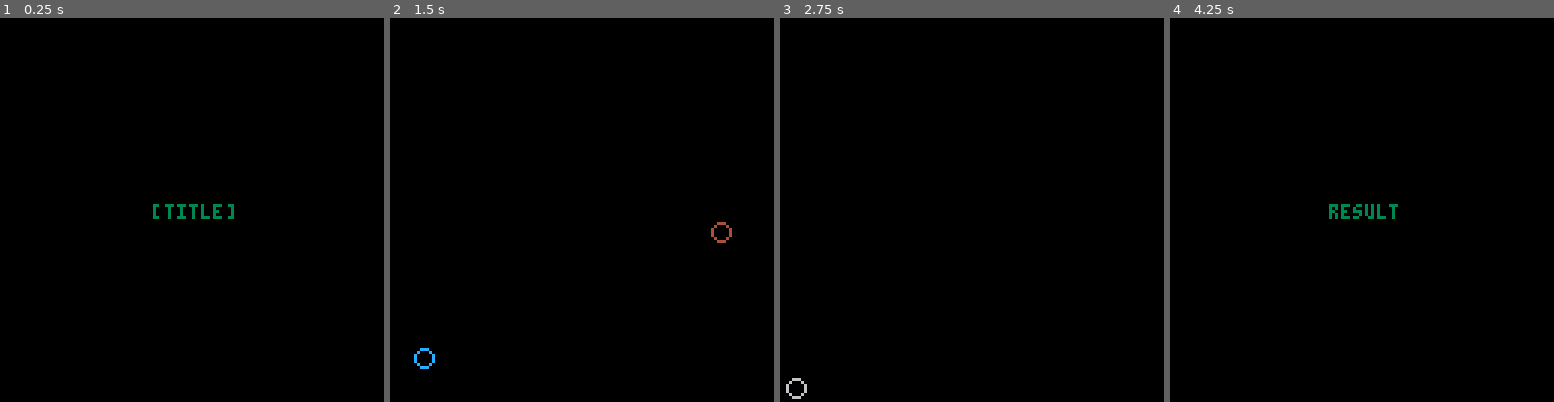
Above: before the commit, frames 1-4 (left to right).
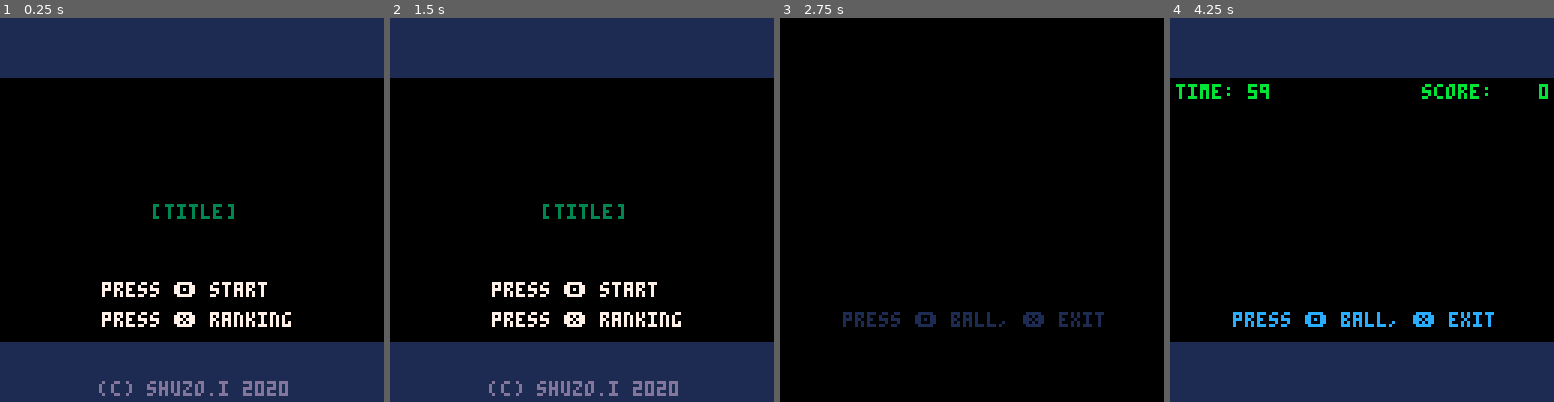
Above: after the commit, the same moments.

Repository: shuGH/pico8-picosystem
Game: PICO-8 cartridge object.p8
The game is run twice, just before and just after one commit, with the same random seed, the same clock (stepped at 60 frames per second) and the same inputs.
Inputs:
- Up to frame 1 (0.25 s): no input
- Up to frame 2 (1.5 s): tap X (X key) at 0.33, 1.07 s; tap O (Z key) at 0.7 s
- Up to frame 3 (2.75 s): hold Right 1.6-2.1 s; tap O (Z key) at 1.7, 2.1, 2.5 s; tap X (X key) at 1.85 s; hold Up 2.15-2.42 s; hold Right from 2.47 s (still down)
- Up to frame 4 (4.25 s): tap O (Z key) every 0.4 s from 2.9 to 4.1 s; tap X (X key) at 2.97, 4.08 s; release Right at 3.03 s; hold Left 3.08-3.58 s; hold Down 3.63-3.97 s; hold Right from 4.02 s (still down)

The runs differ from the first frame. In frame 1, 33% of the frame differs, in the area x 0-100%, y 0-100%; in frame 2, 33%; in frame 3, 1.2%; in frame 4, 33%.

Commit message:
add: samole project.

Diff:
--- a/object.p8
+++ b/object.p8
@@ -7,10 +7,9 @@
 --------------------------------
 
 g_dbg = false
+g_fps = 30
 g_win = {x = 128, y = 128}
-g_fps = 30
-
-s_dbg_log = {'','',''}
+s_letter = {h = 0, v = 20}
 
 -- utilities ------------------------
 
@@ -49,6 +48,8 @@
 end
 
 function dist(x1,y1,x2,y2)
+	x2 = x2 or 0.0
+	y2 = y2 or 0.0
 	-- anti overflow
 	local d = max(abs(x1-x2), abs(y1-y2))
 	local n = min(abs(x1-x2), abs(y1-y2)) / d
@@ -267,17 +268,9 @@
 	del(p.objs.draw, obj)
 end
 
--- debug
-p.draw_grid = function(num)
-	for i=1,num-1 do
-		line((128/num)*i,0, (128/num)*i,127, 2)
-		line(0,(128/num)*i, 127,(128/num)*i, 2)
-	end
-end
-
--- debug
-p.draw_debug = function()
-	local by = 8
+-- info
+p.draw_info = function()
+	local by = 1
 	print("",0,by,11)
 	print("scn: "..p.current.name.." "..p.current.cnt)
 	print("obj: "..#p.objs.update)
@@ -290,36 +283,9 @@
 	print("ord: "..str)
 end
 
--- fade ------------------------
-
-s_fade_table={
-	{0,0,0,0,0,0,0,0,0,0,0,0,0,0,0},
-	{1,1,1,1,1,1,1,0,0,0,0,0,0,0,0},
-	{2,2,2,2,2,2,1,1,1,0,0,0,0,0,0},
-	{3,3,3,3,3,3,1,1,1,0,0,0,0,0,0},
-	{4,4,4,2,2,2,2,2,1,1,0,0,0,0,0},
-	{5,5,5,5,5,1,1,1,1,1,0,0,0,0,0},
-	{6,6,13,13,13,13,5,5,5,5,1,1,1,0,0},
-	{7,6,6,6,6,13,13,13,5,5,5,1,1,0,0},
-	{8,8,8,8,2,2,2,2,2,2,0,0,0,0,0},
-	{9,9,9,4,4,4,4,4,4,5,5,0,0,0,0},
-	{10,10,9,9,9,4,4,4,5,5,5,5,0,0,0},
-	{11,11,11,3,3,3,3,3,3,3,0,0,0,0,0},
-	{12,12,12,12,12,3,3,1,1,1,1,1,1,0,0},
-	{13,13,13,5,5,5,5,1,1,1,1,1,0,0,0},
-	{14,14,14,13,4,4,2,2,2,2,2,1,1,0,0},
-	{15,15,6,13,13,13,5,5,5,5,5,1,1,0,0}
-}
-
--- rate: [0.0,1.0]
-function fade_scr(rate)
-	for c=0,15 do
-		local i = mid(0,flr(rate * 15),15) + 1
-		pal(c, s_fade_table[c+1][i])
-	end
-end
-
--- gpio ------------------------
+--------------------------------
+-- gpio --
+--------------------------------
 
 -- name: 36*36*36 = 46656
 -- num: -32768.0 to 32767.99
@@ -398,36 +364,9 @@
 	poke_gpio(s_gpio_ope_idx, idx)
 end
 
--- functions ------------------------
-
-function save_name(name)
-	dset(0, name[1])
-	dset(1, name[2])
-	dset(2, name[3])
-end
-function load_name()
-	return {dget(0),dget(1),dget(2)}
-end
-
-function save_score(score)
-	dset(3, score)
-end
-function load_score()
-	return dget(3)
-end
-
-function init_data()
-	dset(0, 0)
-	dset(1, 0)
-	dset(2, 0)
-	dset(3, 0)
-end
-
 --------------------------------
--- common objects -
+-- web api -
 --------------------------------
-
--- web api ------------------------
 
 function get_null_ranking(max)
 	local ranking = {}
@@ -437,7 +376,7 @@
 	return ranking
 end
 
-s_api = {
+api = {
 	init = function(self,max)
 		self.cnt = 0
 		self.elasped = -1.0
@@ -510,8 +449,8 @@
 		self.callback_pull = nil
 		self.elasped = -1
 	end,
-	draw_debug = function(self)
-		local by = 8
+	draw_info = function(self)
+		local by = 1
 		printr(
 			""..self.elasped..","..self.cnt.." ["..peek_gpio(s_gpio_cnt_idx)..","..peek_gpio(s_gpio_ope_idx).."]",
 			g_win.x,by+0,11
@@ -528,6 +467,108 @@
 		)
 	end
 }
+
+--------------------------------
+-- data -
+--------------------------------
+
+function save_name(name)
+	dset(0, name[1])
+	dset(1, name[2])
+	dset(2, name[3])
+end
+
+function load_name()
+	return {dget(0),dget(1),dget(2)}
+end
+
+function save_score(score)
+	dset(3, score)
+end
+function load_score()
+	return dget(3)
+end
+
+function init_data()
+	dset(0, 0)
+	dset(1, 0)
+	dset(2, 0)
+	dset(3, 0)
+end
+
+--------------------------------
+-- common -
+--------------------------------
+
+-- debug ------------------------
+
+s_dbg_log = {'','',''}
+
+function set_log(i,val)
+	s_dbg_log[i] = val
+end
+
+function set_logs(vals)
+	vals = vals or {}
+	s_dbg_log[1] = vals[1] or ''
+	s_dbg_log[2] = vals[2] or ''
+	s_dbg_log[3] = vals[3] or ''
+end
+
+function draw_logs()
+	for i=1, #s_dbg_log do
+		print(s_dbg_log[i], 0, (g_win.y-18)+6*(i-1),11)
+	end
+end
+
+function draw_grid(num)
+	for i=1,num-1 do
+		line((128/num)*i,0, (128/num)*i,127, 2)
+		line(0,(128/num)*i, 127,(128/num)*i, 2)
+	end
+end
+
+-- fade ------------------------
+
+s_fade_table={
+	{0,0,0,0,0,0,0,0,0,0,0,0,0,0,0},
+	{1,1,1,1,1,1,1,0,0,0,0,0,0,0,0},
+	{2,2,2,2,2,2,1,1,1,0,0,0,0,0,0},
+	{3,3,3,3,3,3,1,1,1,0,0,0,0,0,0},
+	{4,4,4,2,2,2,2,2,1,1,0,0,0,0,0},
+	{5,5,5,5,5,1,1,1,1,1,0,0,0,0,0},
+	{6,6,13,13,13,13,5,5,5,5,1,1,1,0,0},
+	{7,6,6,6,6,13,13,13,5,5,5,1,1,0,0},
+	{8,8,8,8,2,2,2,2,2,2,0,0,0,0,0},
+	{9,9,9,4,4,4,4,4,4,5,5,0,0,0,0},
+	{10,10,9,9,9,4,4,4,5,5,5,5,0,0,0},
+	{11,11,11,3,3,3,3,3,3,3,0,0,0,0,0},
+	{12,12,12,12,12,3,3,1,1,1,1,1,1,0,0},
+	{13,13,13,5,5,5,5,1,1,1,1,1,0,0,0},
+	{14,14,14,13,4,4,2,2,2,2,2,1,1,0,0},
+	{15,15,6,13,13,13,5,5,5,5,5,1,1,0,0}
+}
+
+-- rate: [0.0,1.0]
+function fade_scr(rate)
+	for c=0,15 do
+		local i = mid(0,flr(rate * 15),15) + 1
+		pal(c, s_fade_table[c+1][i])
+	end
+end
+
+-- letter box ------------------------
+
+function draw_letter_box()
+	if (s_letter.h > 0) then
+		rectfill(0,0,s_letter.h-1,g_win.y,1)
+		rectfill(g_win.x-s_letter.h,0,g_win.x,g_win.y,1)
+	end
+	if (s_letter.v > 0) then
+		rectfill(0,0,g_win.x,s_letter.v-1,1)
+		rectfill(0,g_win.y-s_letter.v,g_win.x,g_win.y,1)
+	end
+end
 
 -- alphabet ------------------------
 
@@ -705,47 +746,6 @@
 	set_ranking = function(self, ranking)
 		self.ranking = ranking
 	end
-})
-
--- score ------------------------
-
-score_manager = p.define({
-	const = function(self,konezu_list,effect)
-		score_manager._super.const(self)
-		self:set_priority(1000,1000)
-		self.score = 0.0
-		self.remaining = 90
-		-- state (ready, playing, stop)
-		self.state = 'ready'
-		self.konezu_list = konezu_list
-	end,
-	update = function(self,delta)
-		score_manager._super.update(self,delta)
-		if self.state == 'playing' then
-			if self.remaining < 0 then
-				self.state = 'stop'
-			else
-				self.remaining -= delta
-			end
-		end
-	end,
-	draw = function(self)
-		local py = 1
-		print("time:",s_letter+4,py,11)
-		printr(""..ceil(self.remaining),s_letter+31,py,11)
-		spr(6,g_win.y-s_letter-25,py-2,1,1)
-		print(":",g_win.y-s_letter-16,py,11)
-		printr(""..#self.konezu_list,g_win.y-s_letter-5,py,11)
-	end,
-	start = function(self)
-		self.state = 'playing'
-	end,
-	stop = function(self)
-		self.state = 'stop'
-	end,
-	get_score = function(self)
-		return #self.konezu_list*100
-	end,
 })
 
 -- effect ------------------------
@@ -785,7 +785,7 @@
 			self.ptcls[i] = {}
 		end
 		self.ptcls = {}
-		-- fade_scr(0.0)
+		fade_scr(0.0)
 	end,
 
 	update = function(self,delta)
@@ -868,9 +868,62 @@
 	end
 })
 
+-- message ------------------------
+
+message_manager = p.define({
+	const = function(self)
+		message_manager._super.const(self)
+		self.msgs = {}
+	end,
+	dest = function(self)
+		for i=1, #self.msgs do
+			self.msgs[i] = {}
+		end
+		self.msgs = {}
+	end,
+
+	update = function(self,delta)
+		message_manager._super.update(self,delta)
+		for i=#self.msgs, 1, -1 do
+			local msg = self.msgs[i]
+			msg.l -= delta
+			if msg.l < 0.0 then
+				del(self.msgs, msg)
+			end
+		end
+	end,
+	draw = function(self)
+		for i=1, #self.msgs do
+			local msg = self.msgs[i]
+			local f = ((msg.l % (msg.d * 2.0)) > msg.d)
+			if (not msg.b) or f then printm(msg.t,msg.px,msg.py,msg.c) end
+		end
+	end,
+
+	spawn_msg = function(self,x,y,text,life,is_blink,color,duration)
+		local msg = {
+			px = x,
+			py = y,
+			t = text,
+			l = life,
+			b = is_blink or false,
+			c = color or 11,
+			d = duration or 0.16
+		}
+		add(self.msgs, msg)
+	end
+})
+
 --------------------------------
--- sample -
+-- sample project -
 --------------------------------
+
+s_score = 0
+s_name = {1,1,1}
+s_ranking_max = 5
+s_cart_id = 'sample'
+
+-- objects ------------------------
 
 ball = p.define({
 	const = function(self,px,py,vx,vy)
@@ -891,8 +944,8 @@
 			self.pos.x = 127
 			self.vel.x = -abs(self.vel.x)
 		end
-		if self.pos.y > 127 then
-			self.pos.y = 127
+		if self.pos.y > 127 - s_letter.v then
+			self.pos.y = 127 - s_letter.v
 			self.vel.x =  0.8*self.vel.x
 			self.vel.y = -0.8*abs(self.vel.y)
 		end
@@ -911,19 +964,85 @@
 	end
 }, ball)
 
+score_manager = p.define({
+	const = function(self,time,ball_list)
+		score_manager._super.const(self)
+		self:set_priority(1000,1000)
+		self.score = 0.0
+		self.remaining = time
+		-- state (ready, playing, stop)
+		self.state = 'ready'
+		self.ball_list = ball_list
+	end,
+	update = function(self,delta)
+		score_manager._super.update(self,delta)
+		if self.state == 'playing' then
+			if self.remaining < 0 then
+				self.state = 'stop'
+			else
+				self.remaining -= delta
+			end
+		end
+	end,
+	draw = function(self)
+		local px = 2
+		local py = s_letter.v + 2
+		print("time:",px,py,11)
+		printr(""..ceil(self.remaining),px+31,py,11)
+		print("score:",g_win.x-px-42,py,11)
+		printr(""..self:get_score(),g_win.x-px,py,11)
+	end,
+	start = function(self)
+		self.state = 'playing'
+	end,
+	stop = function(self)
+		self.state = 'stop'
+	end,
+	get_score = function(self)
+		return #self.ball_list * 10
+	end,
+})
+
 -- title ------------------------
 
 scn_title = p.add("title")
 
 function scn_title:init()
+	set_logs({})
+	if g_dbg then
+		local n = load_name()
+		set_log(3,"["..n[1]..","..n[2]..","..n[3].."] "..load_score())
+	end
+
+	self.next = ""
+	self.duration = 0.16
+	self.elasped = -1.0
+
+	self.effect = p.create(effect_manager)
 end
 
 function scn_title:fin()
+	p.destroy(self.effect)
 end
 
 function scn_title:pre_update(delta)
+	if self.elasped >= 0.0 then
+		self.elasped += delta
+		if self.elasped > 0.8 then
+			p.move(self.next)
+		end
+		-- button disable
+		return
+	end
+
 	if btnp(🅾️) then
-		p.move("ingame")
+		self.next = "ingame"
+		self.elasped = 0.0
+	end
+	if btnp(❎) then
+		if api.elasped < 0 then
+			p.move("ranking")
+		end
 	end
 end
 
@@ -932,6 +1051,22 @@
 
 function scn_title:pre_draw()
 	printm("[title]",64,62,3)
+
+	local px = 34
+	local col = 7
+	if self.elasped < 0 then
+		print("press 🅾️ start",px,88,col)
+		print("press ❎ ranking",px,98,col)
+	else
+		local d = self.duration * 2.0
+		local f = (self.elasped % d > self.duration)
+		if self.next ~= "ingame" or f then
+			print("press 🅾️ start",px,88,col)
+		end
+		if self.next ~= "ranking" or f then
+			print("press ❎ ranking",px,98,col)
+		end
+	end
 end
 
 function scn_title:post_draw()
@@ -942,11 +1077,28 @@
 scn_ingame = p.add("ingame")
 
 function scn_ingame:init()
+	set_logs({})
+	s_score = 0
+
+	-- state (demo, playing, ended)
+	self.state = 'demo'
+	self.elasped = 0.0
 	self.balls = {}
-	self:add_ball()
+
+	self.effect = p.create(effect_manager)
+	self.score = p.create(score_manager,60,self.balls)
+	self.msg = p.create(message_manager)
+
+	self.score:start()
+	self.effect:fade_in(0.8)
 end
 
 function scn_ingame:fin()
+	s_score = self.score:get_score()
+
+	p.destroy(self.effect)
+	p.destroy(self.score)
+	p.destroy(self.msg)
 	foreach(self.balls,
 		function(ball) p.destroy(ball) end
 	)
@@ -954,19 +1106,67 @@
 end
 
 function scn_ingame:pre_update(delta)
+	set_log(1, self.state)
+	set_log(2, self.cnt)
+	set_log(3, #self.balls)
+
+	-- update
+	if self.state == 'demo' then
+		if self.cnt/g_fps > 2.4 then
+			self.state = 'playing'
+			self.cnt = 0
+			self.msg:spawn_msg(64,48,"[start]",2.0,true)
+			self:add_ball()
+		end
+	elseif self.state == 'playing' then
+		if self.score.state == 'stop' then
+			self.state = 'ended'
+			self.cnt = 0
+			self.msg:spawn_msg(64,48,"[time over]",2.0,true)
+		end
+	elseif self.state == 'ended' then
+		-- goto result
+		if self.cnt/g_fps > 3.2 then
+			p.move("result")
+		end
+		-- fade
+		if self.cnt/g_fps > 2.0 and self.effect.fade_elasped < 0.0 then
+			self.effect:fade_out(1.2)
+		end
+	end
+
+	-- collision
+	if self.state == 'playing' then
+	end
+
+	-- input
+	if self.state == 'playing' then
 		if btnp(🅾️) then
-		p.move("result")
-	end
-	if btnp(❎) then
-		self:add_ball()
-	end
+			self:add_ball()
+		end
+		if btnp(❎) then
+			if self.cnt/g_fps > 2.0 then
+				self.state = 'ended'
+				self.cnt = 0
+				self.msg:spawn_msg(64,48,"[game over]",2.0,true)
+			end
+		end
+	end
+
 end
 
 function scn_ingame:post_update(delta)
-	self:del_ball()
+	self:cull_ball()
 end
 
 function scn_ingame:pre_draw()
+end
+
+function scn_ingame:post_draw()
+	-- state
+	if self.state == 'demo' then
+		printm("press 🅾️ ball, ❎ exit",60,98,12)
+	end
 end
 
 function scn_ingame:add_ball()
@@ -974,7 +1174,7 @@
 	if rnd(100)>80 then cls = big_ball end
 	local obj = p.create(
 		cls,
-		rndr(0,128),128,
+		rndr(0,128),128 - s_letter.v,
 		rndr(-30,30),rndr(-80,-20)
 	)
 	obj.color = rndir(1,15)
@@ -982,11 +1182,13 @@
 	add(self.balls, obj)
 end
 
-function scn_ingame:del_ball()
-	if #self.balls > 10 then
-		p.destroy(self.balls[1])
-		del(self.balls, self.balls[1])
-		self:del_ball()
+function scn_ingame:cull_ball()
+	for i=#self.balls, 1, -1 do
+		local b = self.balls[i]
+		if dist(b.vel.x,b.vel.y) < 1.0 then
+			del(self.balls, b)
+			p.destroy(b)
+		end
 	end
 end
 
@@ -995,42 +1197,246 @@
 scn_result = p.add("result")
 
 function scn_result:init()
+	self.reel = p.create(
+		char_reel, g_win.x/2 - 10, g_win.y/2 + 4, 3, 7
+	)
+	self.reel:set_name(load_name())
+	self.reel:set_index(1)
+	self.is_new = s_score > load_score()
+	self.elasped = -1.0
+	self.effect = p.create(effect_manager)
+
+	fade_scr(0.0)
 end
 
 function scn_result:fin()
+	p.destroy(self.reel)
+	p.destroy(self.effect)
 end
 
 function scn_result:pre_update(delta)
+	-- s_dbg_log[1] = #self.konezu_list
+
+	if self.elasped >= 0 then
+		self.elasped += delta
+		-- goto title after decided
+		if self.elasped >= 2.0 then
+			p.move("title")
+		end
+		-- button disable
+		return
+	end
+
+	if btnp(⬆️) or btnp(➡️) then
+		if not self.reel:is_fixed() then
+			self.reel:roll_up()
+		end
+	end
+	if btnp(⬇️) or btnp(⬅️) then
+		if not self.reel:is_fixed() then
+			self.reel:roll_down()
+		end
+	end
 	if btnp(🅾️) then
+		if self.reel:is_fixed() then
+			if api.elasped < 0 then
+				self.reel:decide()
+				self.elasped = 0.0
+
+				-- update and post result
+				s_name = self.reel:get_name()
+				save_name(s_name)
+				if self.is_new then save_score(s_score) end
+				api:post(s_name, s_score, function()
+				end)
+			end
+		else
+			if not self.reel:is_last() then
+				self.reel:next()
+			else
+				self.reel:fix()
+			end
+		end
+	end
+	if btnp(❎) then
+		if self.reel:is_fixed() then
+			self.reel:cancel()
+		else
+			if not self.reel:is_first() then
+				self.reel:back()
+			end
+		end
+	end
+end
+
+function scn_result:pre_draw()
+	local px = 64
+	printm("thank you for playing!",64,26,3)
+
+	print("score: ",   34,   60,11)
+	printr(""..s_score,34+56,60,11)
+
+	if self.is_new then
+		printl("new!!",34+56+4,60,9)
+	end
+	if (self.reel:is_fixed() and self.elasped < 0) then
+		printl("ok?",82,68,6)
+	end
+
+	px = 24
+	print("press ⬇️ down, ⬆️ up",px,99,12)
+	print("press ❎ back, 🅾️ ok",px,109,12)
+end
+
+------------------------------------------------------------------------------------------------
+-- ranking
+------------------------------------------------------------------------------------------------
+
+scn_ranking = p.add("ranking")
+
+function scn_ranking:init()
+	self.ranking = p.create(
+		ranking_manager, 34, 42, s_ranking_max
+	)
+	-- get ranking
+	api:pull(function(ranking)
+		self.ranking:set_ranking(ranking)
+		self.ranking:activate_loading(false)
+	end)
+	self.ranking:activate_loading(true)
+end
+
+function scn_ranking:fin()
+	api:exit()
+	p.destroy(self.ranking)
+end
+
+function scn_ranking:pre_update(delta)
+	if btnp(🅾️) then
+	end
+	if btnp(❎) then
 		p.move("title")
 	end
-	if btnp(❎) then
-	end
-end
-
-function scn_result:pre_draw()
-	printm("result",64,62,3)
-end
+end
+
+function scn_ranking:pre_draw()
+	printm("[ranking]",64,26,3)
+	print("press ❎ title",37,98,12)
+end
+
 
 -- init ------------------------
 
 function _init()
 	p.init()
 	p.move("title")
+	cartdata(s_cart_id)
+	api:init(s_ranking_max)
 end
 
 -- update ----------------------
 
 function _update()
-	local delta = 1/30
+	local delta = 1/g_fps
 	p.update(delta)
+	api:update(delta)
 end
 
 -- draw ------------------------
 
 function _draw()
 	cls()
-	if g_dbg then p.draw_grid(8) end
+	if g_dbg then draw_grid(8) end
 	p.draw()
-	if g_dbg then p.draw_debug() end
-end
+	draw_letter_box()
+	if p.current.name == "title" then
+		printm("(c) shuzo.i 2020", g_win.x / 2, g_win.y-7, 13)
+	end
+	if g_dbg then
+		draw_logs()
+		p.draw_info()
+		api:draw_info()
+	end
+end
+…(82 lines of a section not shown)…
Not shown, changed: 81 lines of the sprite sheet (__gfx__) section of object.p8
